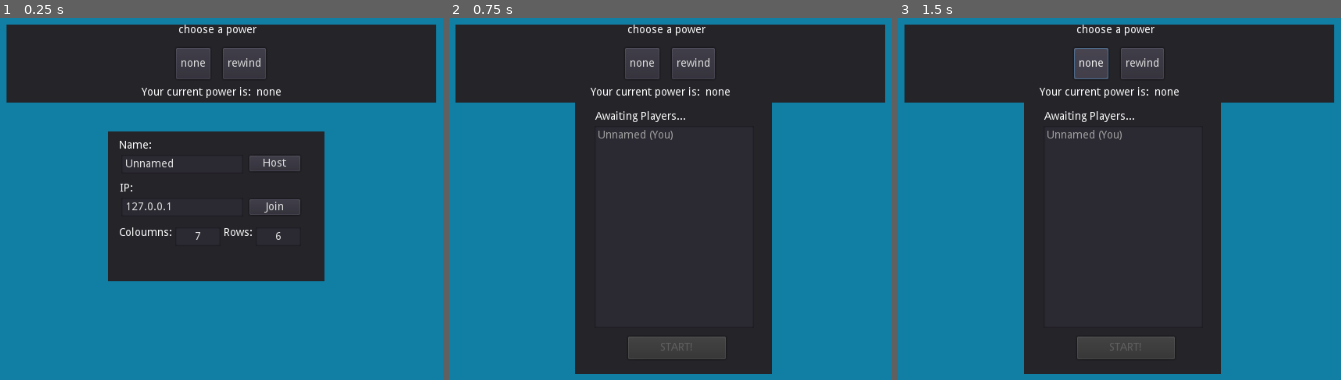
Above: before the commit, frames 1-3 (left to right).
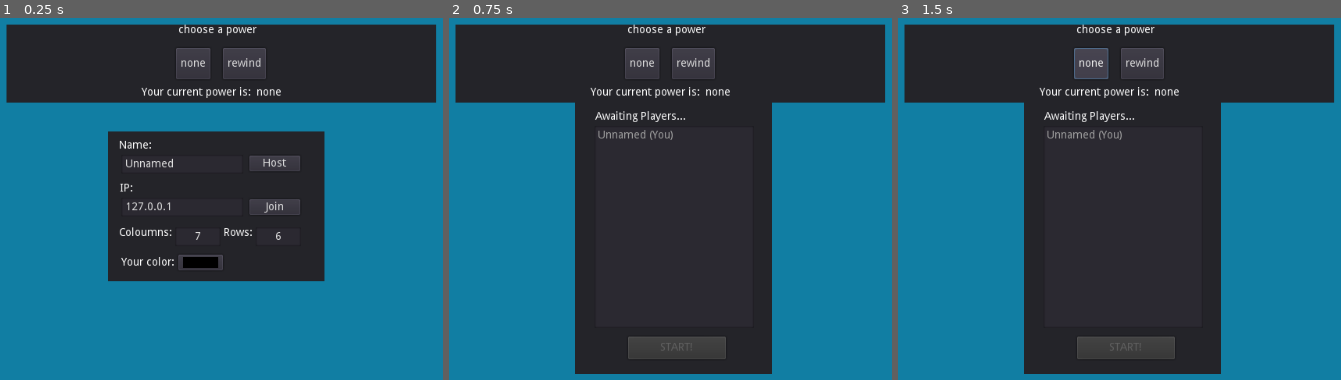
Above: after the commit, the same moments.

Repository: kybek/disconnect
Game: Godot game, scene res://src/lobby.tscn
The game is run twice, just before and just after one commit, with the same random seed, the same clock (stepped at 60 frames per second) and the same inputs. The engine's default icon, where the game draws it, is replaced by a stand-in: a white triangle on a blue panel in a dark square.
Inputs:
- Up to frame 1 (0.25 s): no input
- Up to frame 2 (0.75 s): click "Host" at 0.5 s
- Up to frame 3 (1.5 s): click "none" at 1.25 s

The runs differ from the first frame. In frame 1, 0.5% of the frame differs, in the area x 27-51%, y 65-70%; in frame 2, nothing differs; in frame 3, nothing differs.

Commit message:
Option to change the color of oneself

Diff:
--- a/src/gamestate.gd
+++ b/src/gamestate.gd
@@ -11,6 +11,9 @@
 
 # My power
 var power_name: String = "none"
+
+# My color
+var player_color: Color = Color(0.0, 0.0, 0.0, 1.0)
 
 # Number of players
 var player_count: int = 1
@@ -48,7 +51,7 @@
 # Callback from SceneTree
 func _player_connected(id):
 	# Registration of a client beings here, tell the connected player that we are here
-	rpc_id(id, "register_player", player_name, power_name)
+	rpc_id(id, "register_player", player_name, power_name, player_color)
 
 # Callback from SceneTree
 func _player_disconnected(id):
@@ -76,7 +79,7 @@
 	emit_signal("connection_failed")
 
 # Lobby management functions
-remote func register_player(new_player_name: String, new_power_name: String) -> void:
+remote func register_player(new_player_name: String, new_power_name: String, new_player_color: Color) -> void:
 	if not new_power_name in powers.power_names:
 		print("There is no power called " + new_power_name + ", " + new_player_name + " is cheating.")
 		return
@@ -85,6 +88,7 @@
 	print(str(id) + " is joined as " + new_player_name)
 	players[id] = new_player_name
 	player_powers[id] = power_name
+	player_colors[id] = new_player_color
 	emit_signal("player_list_changed")
 
 
@@ -114,7 +118,6 @@
 
 		player.set_name(str(player_id)) # Use unique ID as node name
 		player.my_turn = order[player_id]
-		player.color = player_colors[player_id]
 		player_turns[order[player_id]] = player_id
 		player.set_network_master(1) # set server (ID: 1) as master
 
@@ -122,10 +125,13 @@
 			# If node for this peer id, set name
 			player.player_name = player_name
 			player.power_name = power_name
+			player.color = player_color
+			player_colors[player_id] = player_color
 		else:
 			# Otherwise set name from peer
 			player.player_name = player_names[player_id]
 			player.power_name = player_powers[player_id]
+			player.color = player_colors[player_id]
 
 		player.power_uses = powers.cap[power_name]
 		player_power_uses[player_id] = player.power_uses
@@ -167,17 +173,19 @@
 		post_start_game()
 
 
-func host_game(new_player_name: String, new_player_power: String) -> void:
+func host_game(new_player_name: String, new_player_power: String, new_player_color: Color) -> void:
 	player_name = new_player_name
 	power_name = new_player_power
+	player_color = new_player_color
 	var host = NetworkedMultiplayerENet.new()
 	host.create_server(DEFAULT_PORT, MAX_PEERS)
 	get_tree().set_network_peer(host)
 
 
-func join_game(ip: String, new_player_name: String, new_player_power: String) -> void:
+func join_game(ip: String, new_player_name: String, new_player_power: String, new_player_color: Color) -> void:
 	player_name = new_player_name
 	power_name = new_player_power
+	player_color = new_player_color
 	var host = NetworkedMultiplayerENet.new()
 	host.create_client(ip, DEFAULT_PORT)
 	get_tree().set_network_peer(host)
@@ -194,20 +202,14 @@
 func begin_game(rows: int, cols: int) -> void:
 	assert(get_tree().is_network_server())
 
+	rset("player_colors", player_colors)
+
+	var turns_to_pick_from: Array = []
+
+	for i in range(0, len(players) + 1):
+		turns_to_pick_from.append(i)
+
 	randomize()
-
-	# Server
-	player_colors[get_tree().get_network_unique_id()] = Color(randf(), randf(), randf(), 1.0)
-
-	for player_id in players:
-		player_colors[player_id] = Color(randf(), randf(), randf(), 1.0)
-
-	rset("player_colors", player_colors)
-
-	var turns_to_pick_from: Array = []
-
-	for i in range(0, len(player_colors)):
-		turns_to_pick_from.append(i)
 
 	turns_to_pick_from.shuffle()
 
--- a/src/lobby.gd
+++ b/src/lobby.gd
@@ -10,6 +10,10 @@
 	if err == OK:
 		get_node("connect/ip").text = config.get_value("network", "ip", "127.0.0.1")
 		get_node("connect/name").text = config.get_value("network", "username", "Unnamed")
+		randomize()
+		get_node("connect/color").color.r = config.get_value("player", "color_r", randi() % 256)
+		get_node("connect/color").color.g = config.get_value("player", "color_g", randi() % 256)
+		get_node("connect/color").color.b = config.get_value("player", "color_b", randi() % 256)
 		return true
 	else:
 		print_debug(err)
@@ -20,6 +24,9 @@
 	config = ConfigFile.new()
 	config.set_value("network", "ip", get_node("connect/ip").text)
 	config.set_value("network", "username", get_node("connect/name").text)
+	config.set_value("player", "color_r", get_node("connect/color").color.r)
+	config.set_value("player", "color_g", get_node("connect/color").color.g)
+	config.set_value("player", "color_b", get_node("connect/color").color.b)
 	var err = config.save("user://settings.cfg")
 
 	if err == OK:
@@ -48,12 +55,13 @@
 	get_node("players").show()
 	get_node("connect/error_label").text = ""
 
-	var player_name = get_node("connect/name").text
-	var power_name = get_node("power_selection/power_name").text
+	var player_name: String = get_node("connect/name").text
+	var power_name: String = get_node("power_selection/power_name").text
+	var player_color: Color = get_node("connect/color").color
 
 	save_config()
 
-	gamestate.host_game(player_name, power_name)
+	gamestate.host_game(player_name, power_name, player_color)
 	refresh_lobby()
 
 
@@ -71,12 +79,13 @@
 	get_node("connect/host").disabled = true
 	get_node("connect/join").disabled = true
 
-	var player_name = get_node("connect/name").text
-	var power_name = get_node("power_selection/power_name").text
+	var player_name: String = get_node("connect/name").text
+	var power_name: String = get_node("power_selection/power_name").text
+	var player_color: Color = get_node("connect/color").color
 
 	save_config()
 
-	gamestate.join_game(ip, player_name, power_name)
+	gamestate.join_game(ip, player_name, power_name, player_color)
 
 
 func _on_connection_success():
--- a/src/lobby.tscn
+++ b/src/lobby.tscn
@@ -151,13 +151,18 @@
 text = "6"
 align = 1
 
-[node name="time_limit" type="Label" parent="connect"]
-visible = false
-margin_left = 17.1
+[node name="color_label" type="Label" parent="connect"]
+margin_left = 17.0
 margin_top = 161.0
-margin_right = 57.1
-margin_bottom = 170.75
-text = "Time Limit (in seconds): "
+margin_right = 85.0
+margin_bottom = 175.0
+text = "Your color:"
+
+[node name="color" type="ColorPickerButton" parent="connect"]
+margin_left = 89.8912
+margin_top = 158.24
+margin_right = 146.891
+margin_bottom = 178.24
 
 [node name="error" type="AcceptDialog" parent="."]
 margin_right = 83.0
--- a/src/score.gd
+++ b/src/score.gd
@@ -87,7 +87,7 @@
 	font.set_size(18)
 	font.set_font_data(preload("res://assets/fonts/octavius.ttf"))
 	label.add_font_override("font", font)
-	label.set("custom_colors/font_color", Color(1.0, 0.0, 0.0, 1.0))
+#	label.set("custom_colors/font_color", Color(1.0, 0.0, 0.0, 1.0))
 
 	get_node("container").add_child(label)
 
@@ -101,8 +101,6 @@
 
 	get_node("container").add_child(info_label)
 
-#	set_process(true)
-
 
 func _on_exit_game_pressed():
 	gamestate.end_game()
--- a/src/score_label.gd
+++ b/src/score_label.gd
@@ -32,4 +32,4 @@
 			font.set_size(18)
 			font.set_font_data(preload("res://assets/fonts/octavius.ttf"))
 			child.add_font_override("font", font)
-			child.set("custom_colors/font_color", Color(1.0, 0.0, 0.0, 1.0))
+#			child.set("custom_colors/font_color", Color(1.0, 0.0, 0.0, 1.0))
--- a/src/world.tscn
+++ b/src/world.tscn
@@ -33,6 +33,7 @@
 
 [node name="score" type="Panel" parent="."]
 visible = false
+modulate = Color( 1, 1, 1, 0.501961 )
 margin_right = 1024.0
 margin_bottom = 600.0
 size_flags_horizontal = 2
